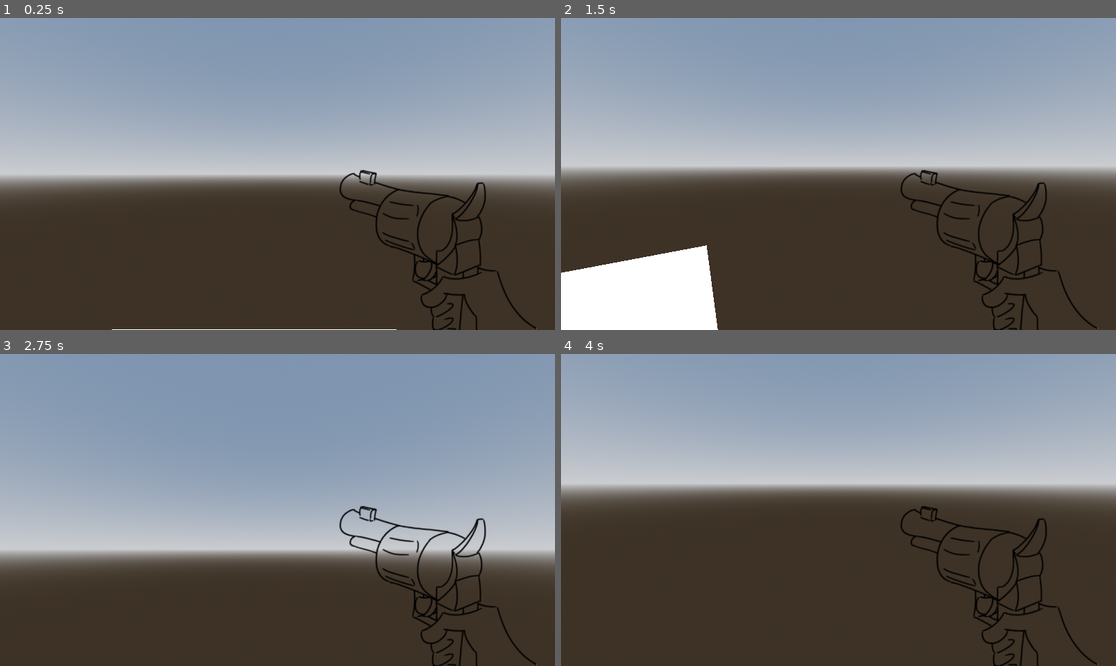
Above: before the commit, frames 1-4 (two rows, left to right).
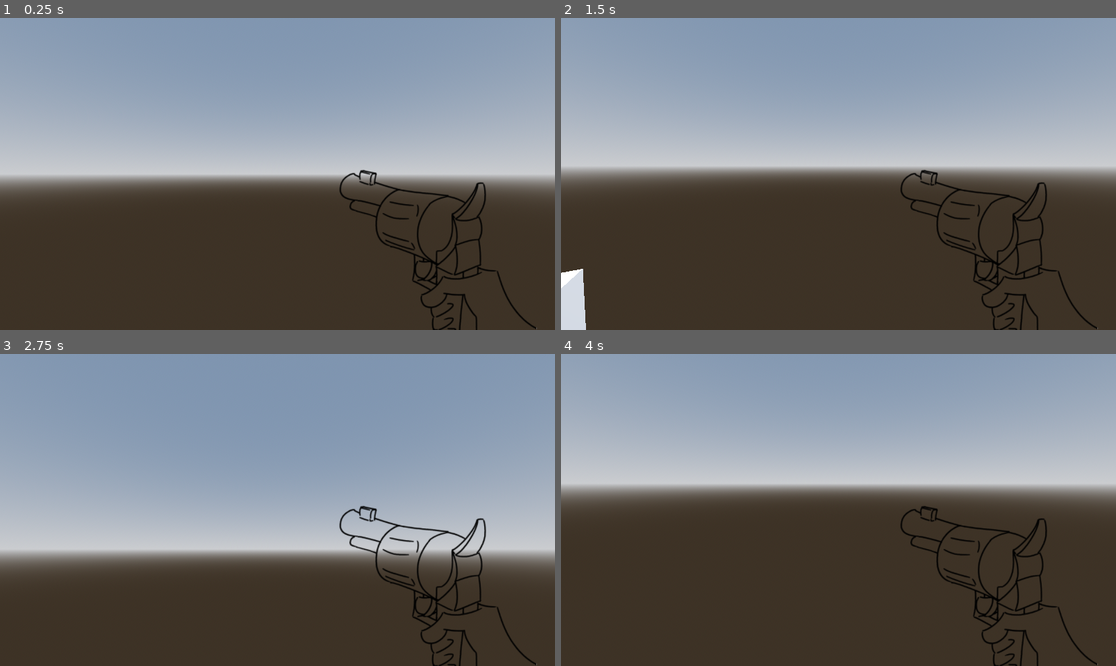
Above: after the commit, the same moments.

Repository: BootaroTC/GameJam---Gumshoe
Game: Godot game, scene res://Scene/TestScene/node_3d.tscn
Two runs of this game, one before a commit and one after it. Both use one fixed random seed, a clock stepped at 60 frames per second and the inputs below.
Inputs (mouse positions are in pixels of both pictures, inside the frame that each line leads up to):
- Up to frame 1 (0.25 s): no input
- Up to frame 2 (1.5 s): move the mouse to (866, 174) at 0.52 s; hold W (forward) from 0.53 s (still down); tap Enter at 1.25 s; move the mouse to (810, 174) at 1.27 s
- Up to frame 3 (2.75 s): keep holding W (forward); move the mouse to (288, 503) at 2.02 s
- Up to frame 4 (4 s): keep holding W (forward); tap Space at 2.75 s; move the mouse to (832, 516) at 2.77 s; tap Enter at 3.5 s; move the mouse to (877, 513) at 3.52 s

The runs differ from the first frame. In frame 1, 0.1% of the frame differs, in the area x 20-72%, y 99-100%; in frame 2, 6.1%, in the area x 0-29%, y 72-100%; in frame 3, less than 0.1%; in frame 4, less than 0.1%.

Commit message:
Update node_3d.tscn

Diff:
--- a/Scene/TestScene/node_3d.tscn
+++ b/Scene/TestScene/node_3d.tscn
@@ -18,4 +18,4 @@
 transform = Transform3D(3.3251154, 0, 0, 0, 1, 0, 0, 0, 2.9670544, 0, 0, 0)
 
 [node name="Player" parent="." instance=ExtResource("1_pc11m")]
-transform = Transform3D(1, 0, 0, 0, 1, 0, 0, 0, 1, 0.27073216, 2, 4.3263016)
+transform = Transform3D(1, 0, 0, 0, 1, 0, 0, 0, 1, 0.27073216, 2, 2.9719493)
